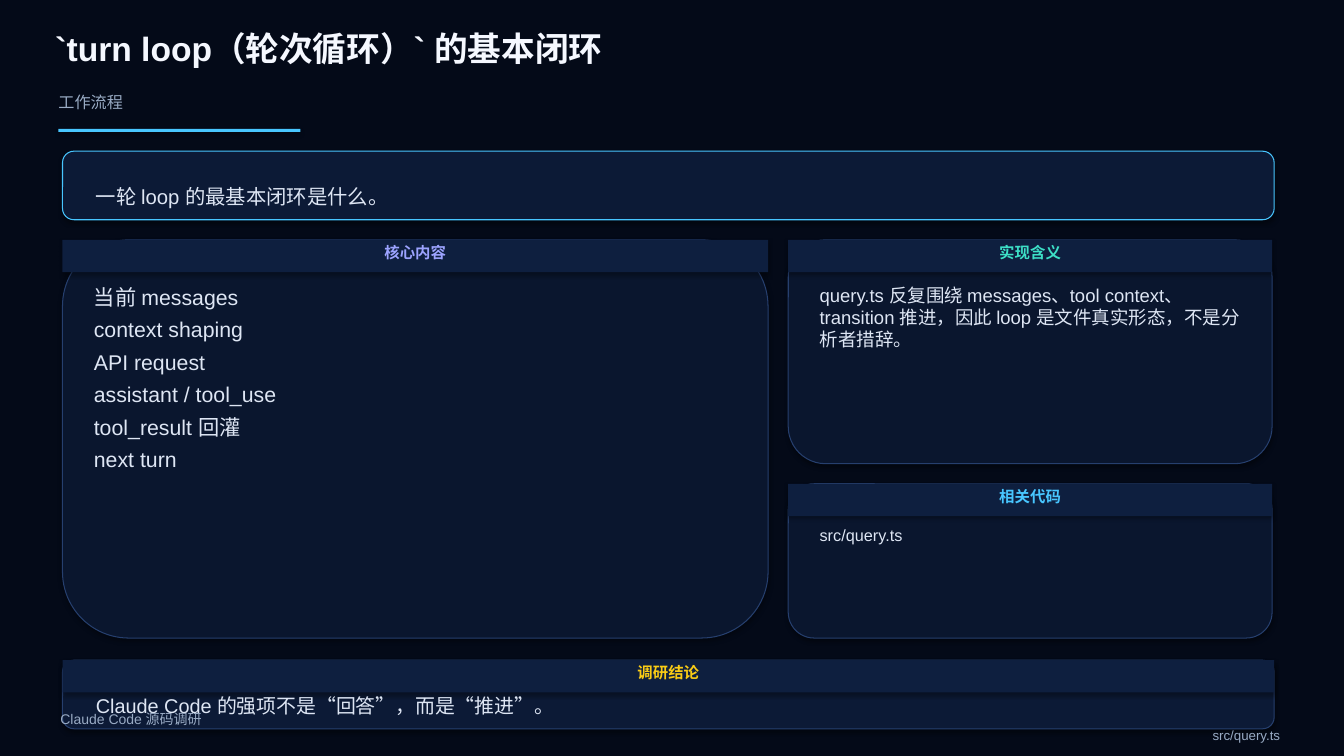
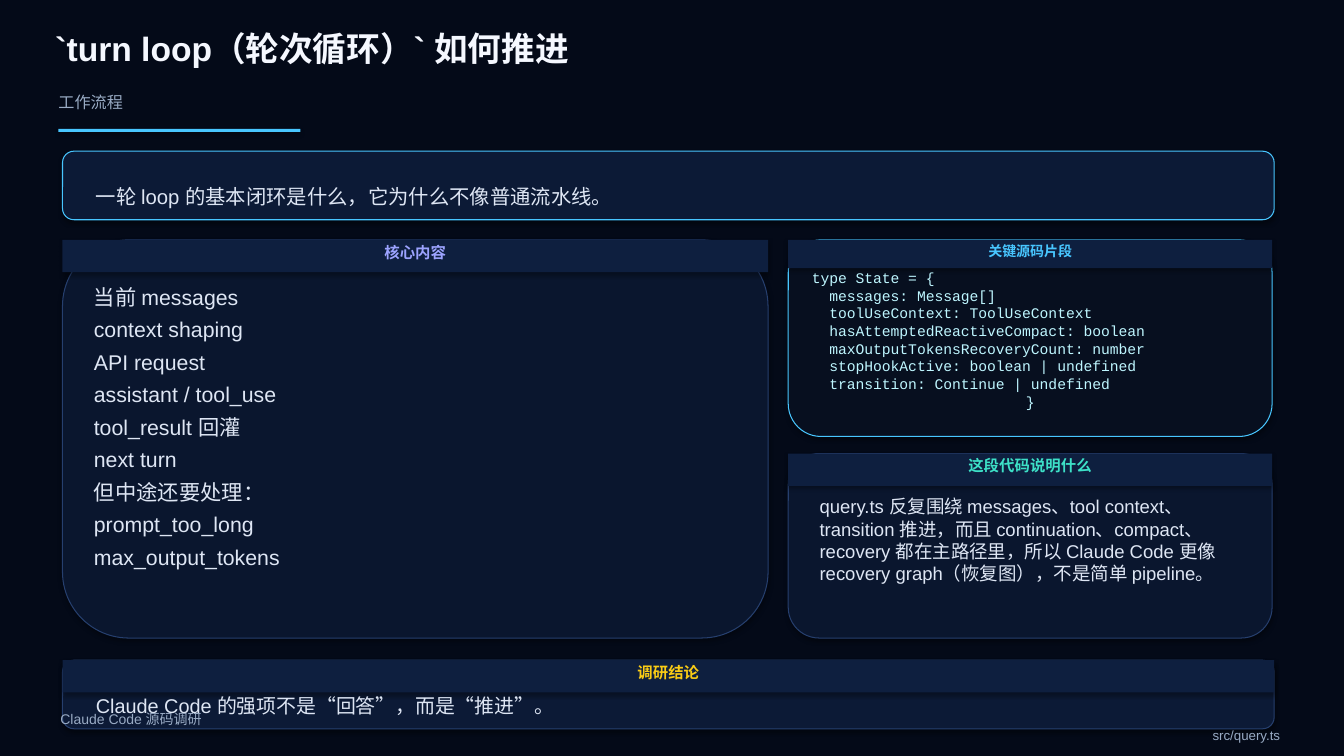
Before and after one commit to boboliu-1010/ccode, a slide deck: slide 9 of docs/zh/10-Claude Code 源码调研.pptx (slide 11 before the commit). Drawn at 1344x756 pixels with LibreOffice and Linux fonts; fonts in the diff are those of the drawing. Boxes give left, top, right and bottom in pixels: in the first picture for what was removed or moved away, otherwise in the second. Text is boxed around its words. In the diff, an @@ line names an element or a change of style, - is before the commit and + after.

```diff
--- a/docs/zh/10-Claude Code 源码调研.pptx
+++ b/docs/zh/10-Claude Code 源码调研.pptx
@@ text at (55, 32, 568, 68): text changed @@
-`turn loop（轮次循环）` 的基本闭环
+`turn loop（轮次循环）` 如何推进
@@ text at (96, 187, 612, 209): text changed @@
-一轮 loop 的最基本闭环是什么。
+一轮 loop 的基本闭环是什么，它为什么不像普通流水线。
@@ rounded rectangle removed at (788, 240, 1272, 464) @@
@@ rectangle removed at (788, 240, 1272, 272) @@
-实现含义
@@ rounded rectangle added at (788, 240, 1272, 437), fill #070F1F, outline #48C6FF 0.75 pt, 10.5 pt, text #BEF6FF @@
+type State = {
+messages: Message[]
+toolUseContext: ToolUseContext
+hasAttemptedReactiveCompact: boolean
+maxOutputTokensRecoveryCount: number
+stopHookActive: boolean | undefined
+transition: Continue | undefined
+}
@@ rectangle added at (788, 240, 1272, 268), fill #0E1F3F, 10 pt, text #48C6FF, bold @@
+关键源码片段
@@ text removed at (820, 286, 1239, 348) @@
-query.ts 反复围绕 messages、tool context、transition 推进，因此 loop 是文件真实形态，不是分析者措辞。
@@ rounded rectangle: place and size @@
-rounded rectangle at (788, 484, 1272, 638)
+rounded rectangle at (788, 454, 1272, 638)
@@ rectangle "这段代码说明什么": place and size @@
-rectangle "这段代码说明什么" at (788, 484, 1272, 516)
+rectangle "这段代码说明什么" at (788, 454, 1272, 486)
@@ text in rectangle at (968, 458, 1091, 473): text changed; text colour #48C6FF to #3DE0C7 @@
-相关代码
+这段代码说明什么
@@ text at (94, 482, 280, 570): paragraphs added @@
+但中途还要处理：
+prompt_too_long
+max_output_tokens
@@ text added at (820, 497, 1216, 584), 13.2 pt, text #DEE6F4 @@
+query.ts 反复围绕 messages、tool context、transition 推进，而且 continuation、compact、recovery 都在主路径里，所以 Claude Code 更像 recovery graph（恢复图），不是简单 pipeline。
@@ text removed at (820, 529, 903, 545) @@
-src/query.ts
```
Also in this commit, not shown: 29 other slides changed, 2 slides added, 18 slides removed, 2 other files.
